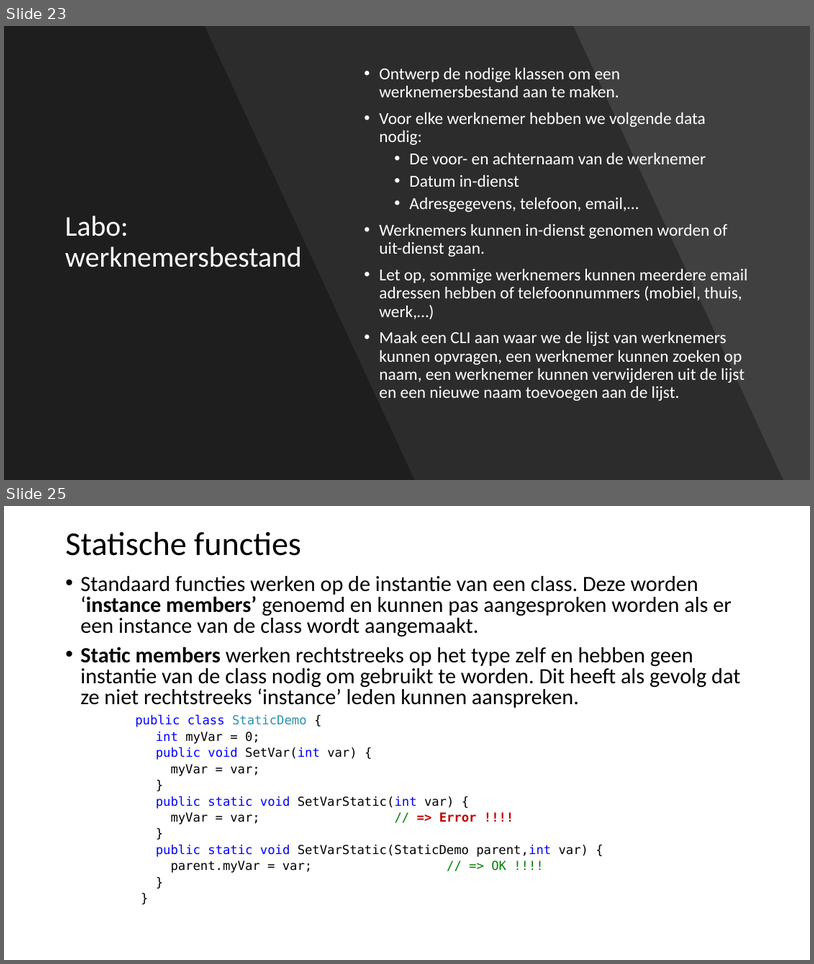
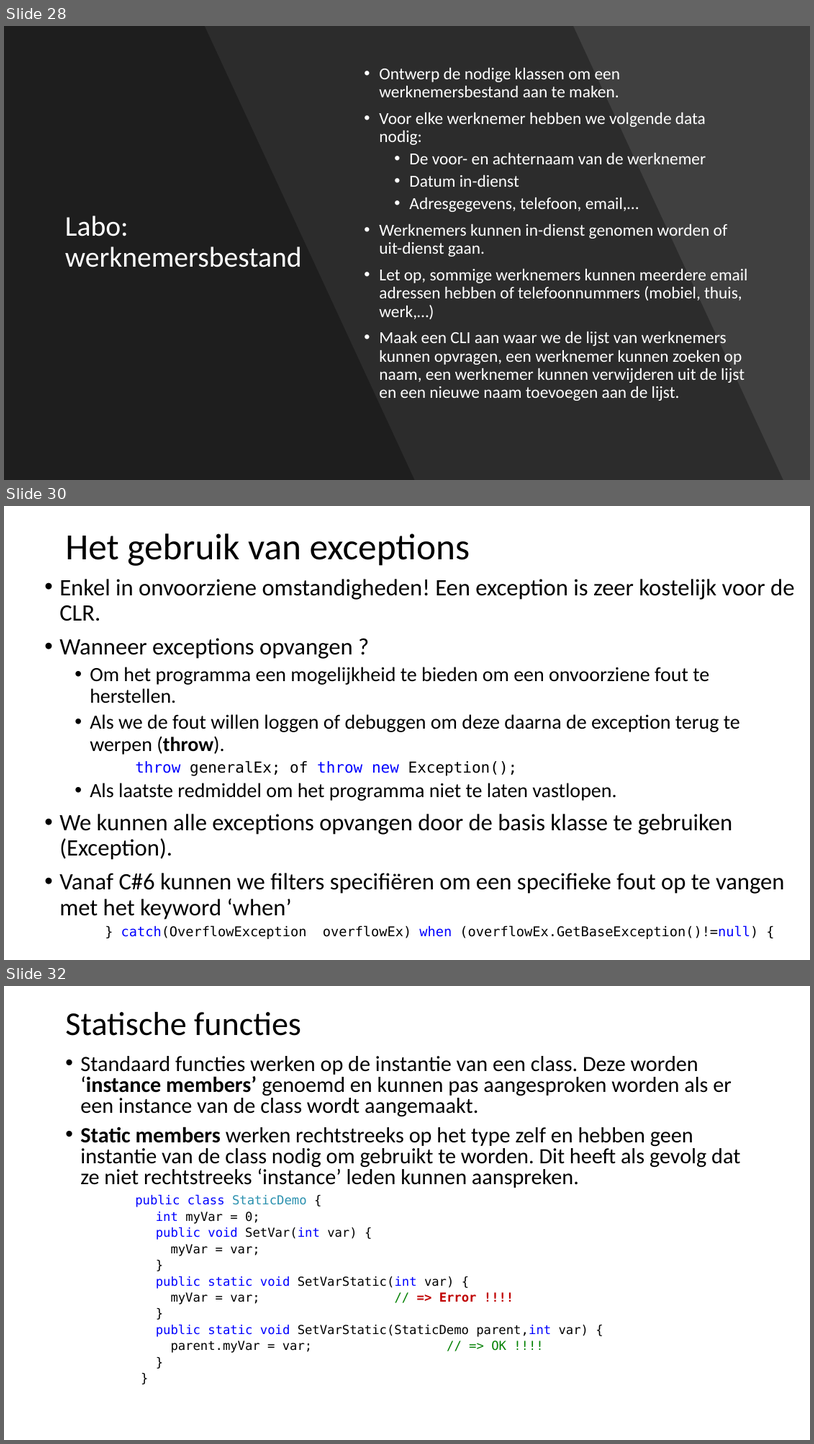
Before and after one commit to filipgeens/Syntra2020, a slide deck: Cursus/BasisCSharp-Coderen.pptx. Shown one above the other, each under a label of ours: slides 23 and 25 before the commit, slides 28, 30 and 32 after it; the slides between them are not shown. The pictures are 814x964 and 814x1444 pixels, drawn with LibreOffice and Linux fonts; fonts in the diff are those of the drawing. Boxes give left, top, right and bottom in pixels: in the first picture for what was removed or moved away, otherwise in the second. Text is boxed around its words. In the diff, an @@ line names an element or a change of style, - is before the commit and + after.

```diff
--- a/Cursus/BasisCSharp-Coderen.pptx
+++ b/Cursus/BasisCSharp-Coderen.pptx
@@ slide 30 added at (x1=4, y1=506, x2=810, y2=960), background #FFFFFF @@
@@ title added at (x1=65, y1=533, x2=470, y2=566), 44 pt, text #000000 @@
+Het gebruik van exceptions
@@ text added at (x1=59, y1=579, x2=795, y2=939), 28 pt, text #000000 @@
+• Enkel in onvoorziene omstandigheden! Een exception is zeer kostelijk voor de CLR.
+• Wanneer exceptions opvangen ?
+  • Om het programma een mogelijkheid te bieden om een onvoorziene fout te herstellen.
+  • Als we de fout willen loggen of debuggen om deze daarna de exception terug te werpen (throw).
+      throw generalEx; of throw new Exception();
+  • Als laatste redmiddel om het programma niet te laten vastlopen.
+• We kunnen alle exceptions opvangen door de basis klasse te gebruiken (Exception).
+• Vanaf C#6 kunnen we filters specifiëren om een specifieke fout op te vangen met het keyword ‘when’
+    } catch(OverflowException overflowEx) when (overflowEx.GetBaseException()!=null) {
@@ what was slide 23 is now slide 28 @@
@@ what was slide 25 is now slide 32 @@
```
Also in this commit, not shown: 2 other slides added, 1 other file.
